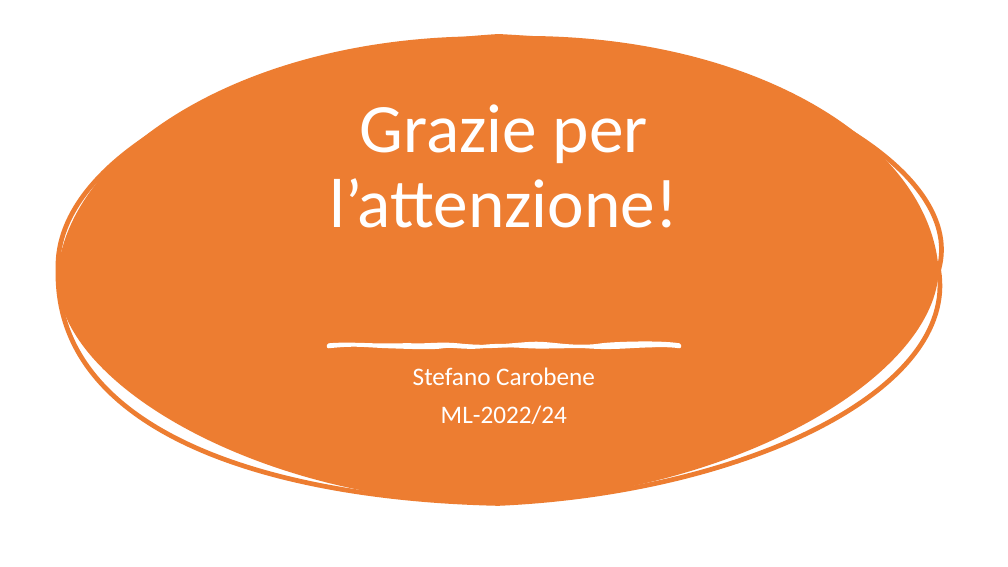
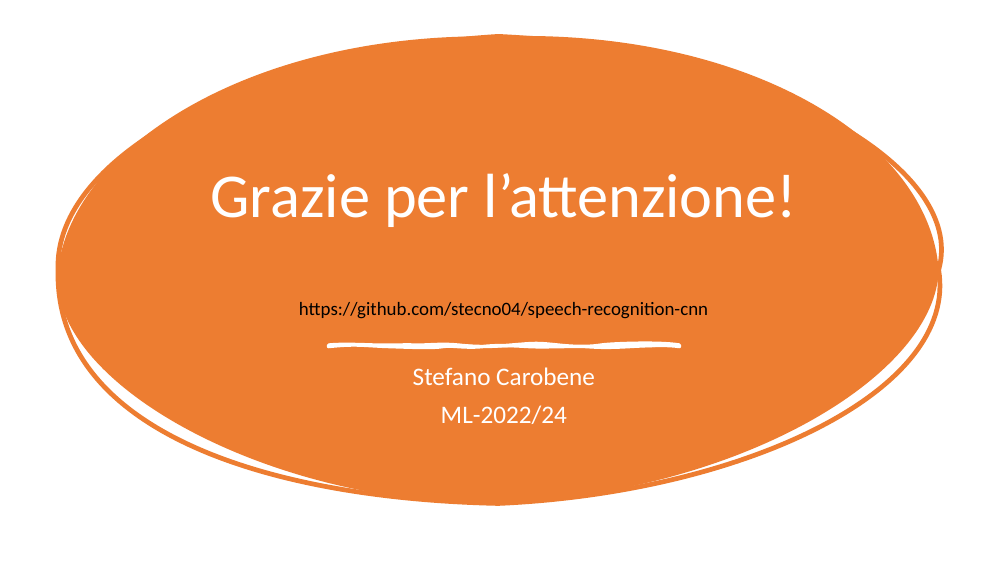
Before and after one commit to stecno04/speech-recognition-cnn, a slide deck: slide 7 of Carobene_Stefano_ML.pptx. Drawn at 1008x567 pixels with LibreOffice and Linux fonts; fonts in the diff are those of the drawing. Boxes give left, top, right and bottom in pixels: in the first picture for what was removed or moved away, otherwise in the second. Text is boxed around its words. In the diff, an @@ line names an element or a change of style, - is before the commit and + after.

```diff
--- a/Carobene_Stefano_ML.pptx
+++ b/Carobene_Stefano_ML.pptx
@@ title "Grazie per l’attenzione!" at (210, 173, 797, 227): size 66 to 59.4 pt @@
@@ text added at (299, 302, 708, 319), 18 pt, text #000000 @@
+https://github.com/stecno04/speech-recognition-cnn
```
Also in this commit, not shown: 3 other slides changed, 3 other files.
